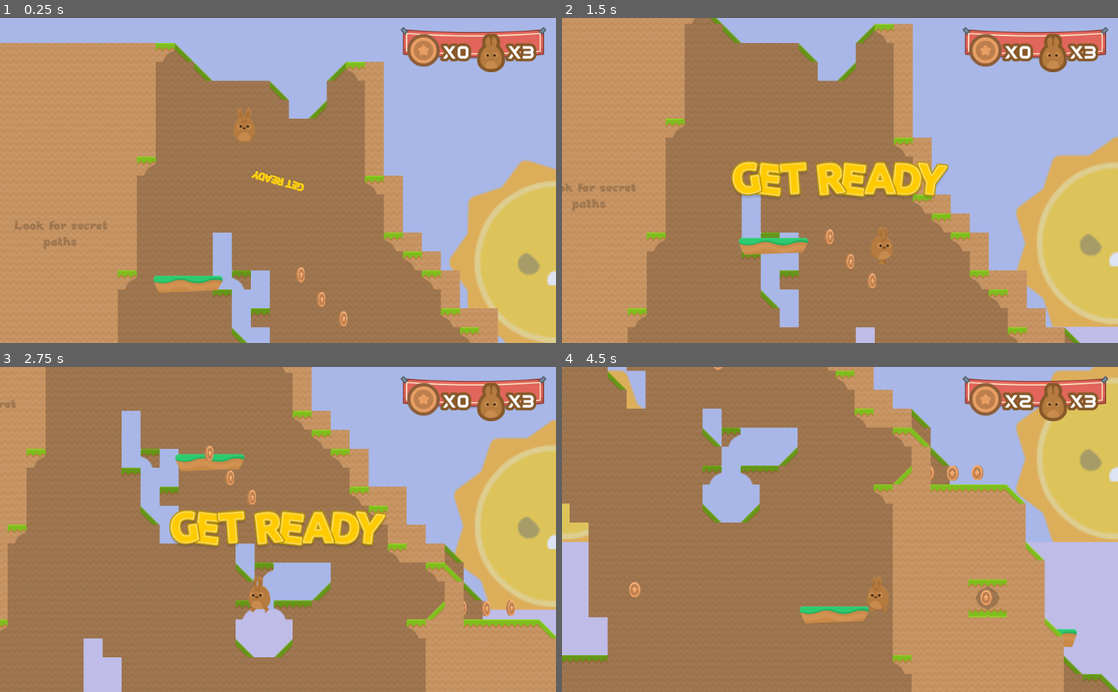
Above: before the commit, frames 1-4 (two rows, left to right).
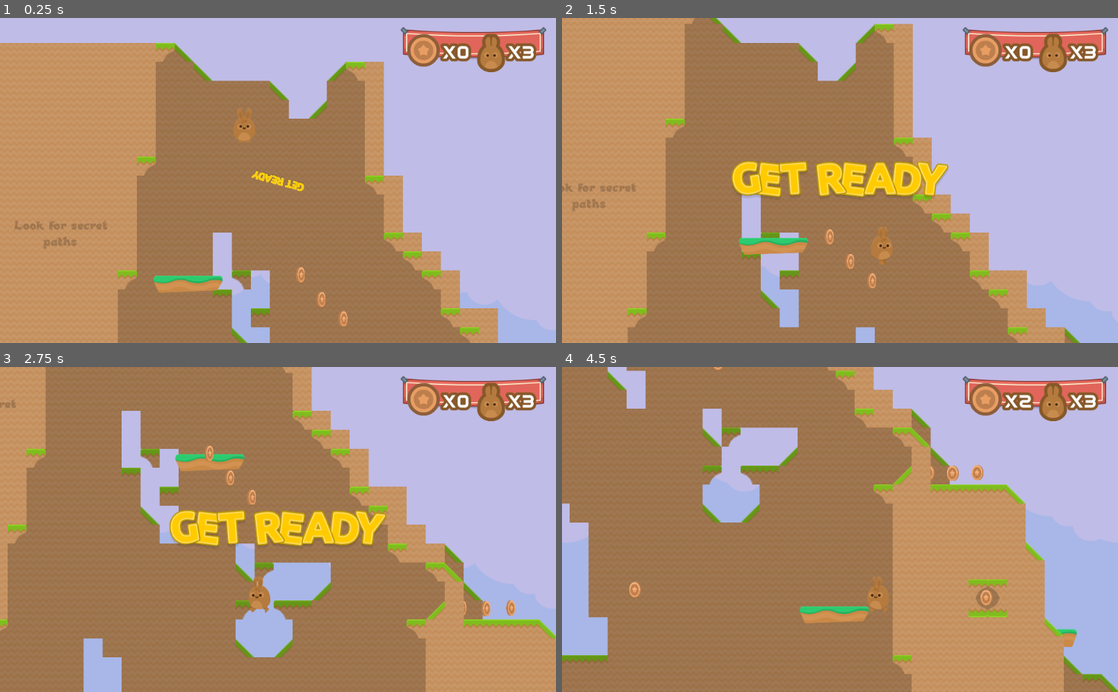
Above: after the commit, the same moments.

Repository: RamsayAFenclSchool/CS-458-Final
Game: Godot game, scene res://Levels/Level2.tscn
Same seed, same stepped clock (60 frames per second), same inputs: the game is played once before the commit and once after it. This scene is started directly instead of the project's main scene.
Inputs (mouse positions are in pixels of both pictures, inside the frame that each line leads up to):
- Up to frame 1 (0.25 s): no input
- Up to frame 2 (1.5 s): tap Enter at 0.5 s; move the mouse to (962, 164) at 0.52 s; hold D (right) from 0.53 s (still down); tap R at 0.6, 1.35 s; click (962, 164) at 0.67 s; tap W (jump) at 0.77 s; move the mouse to (728, 196) at 1.27 s
- Up to frame 3 (2.75 s): tap W (jump) at 1.52 s; move the mouse to (333, 458) at 2.02 s; release D (right) at 2.03 s; hold A (left) from 2.03 s (still down); tap R at 2.1 s
- Up to frame 4 (4.5 s): move the mouse to (812, 594) at 2.77 s; release A (left) at 2.78 s; hold D (right) 2.78-4.28 s; tap R at 2.85, 3.6, 4.35 s; click (812, 594) at 2.92 s; tap W (jump) at 3.02, 3.77 s; move the mouse to (1006, 578) at 3.52 s; move the mouse to (673, 480) at 4.27 s; hold A (left) from 4.28 s (still down)

The runs differ from the first frame. In frame 1, 7.9% of the frame differs, in the area x 80-100%, y 43-100%; in frame 2, 8.3%; in frame 3, 8.3%, in the area x 81-100%, y 16-75%; in frame 4, 7.8%.

Commit message:
Update Level2.tscn

Diff:
--- a/CoinQuest/Levels/Level2.tscn
+++ b/CoinQuest/Levels/Level2.tscn
@@ -19,31 +19,31 @@
 [ext_resource path="res://GFX/Enemies/sun1.png" type="Texture" id=17]
 [ext_resource path="res://GFX/Enemies/sun2.png" type="Texture" id=18]
 
-[sub_resource type="ConvexPolygonShape2D" id=10]
+[sub_resource type="ConvexPolygonShape2D" id=1]
 points = PoolVector2Array( 21, 21, 0, 21, 0, 0, 21, 0 )
 
-[sub_resource type="ConvexPolygonShape2D" id=11]
+[sub_resource type="ConvexPolygonShape2D" id=2]
 points = PoolVector2Array( 0, 0, 21, 0, 21, 21, 0, 21 )
 
+[sub_resource type="ConvexPolygonShape2D" id=3]
+points = PoolVector2Array( 21, 0, 21, 21, 0, 21, 21, 0, 21, 0 )
+
 [sub_resource type="ConvexPolygonShape2D" id=4]
-points = PoolVector2Array( 21, 0, 21, 21, 0, 21, 21, 0, 21, 0 )
+points = PoolVector2Array( 0, 0, 0, 0, 21, 21, 0, 21 )
 
 [sub_resource type="ConvexPolygonShape2D" id=5]
-points = PoolVector2Array( 0, 0, 0, 0, 21, 21, 0, 21 )
+points = PoolVector2Array( 21, 0, 21, 21, 0, 0, 0, 0 )
 
 [sub_resource type="ConvexPolygonShape2D" id=6]
-points = PoolVector2Array( 21, 0, 21, 21, 0, 0, 0, 0 )
+points = PoolVector2Array( 21, 0, 0, 21, 0, 0, 0, 0 )
 
 [sub_resource type="ConvexPolygonShape2D" id=7]
-points = PoolVector2Array( 21, 0, 0, 21, 0, 0, 0, 0 )
+points = PoolVector2Array( 21, 21, 0, 21, 0, 0, 21, 0 )
 
 [sub_resource type="ConvexPolygonShape2D" id=8]
 points = PoolVector2Array( 21, 21, 0, 21, 0, 0, 21, 0 )
 
-[sub_resource type="ConvexPolygonShape2D" id=9]
-points = PoolVector2Array( 21, 21, 0, 21, 0, 0, 21, 0 )
-
-[sub_resource type="TileSet" id=12]
+[sub_resource type="TileSet" id=9]
 0/name = "tile_0123.png 0"
 0/texture = ExtResource( 5 )
 0/tex_offset = Vector2( 0, 0 )
@@ -221,35 +221,35 @@
 "speed": 2.0
 } ]
 
-[sub_resource type="DynamicFont" id=1]
+[sub_resource type="DynamicFont" id=11]
 size = 67
 font_data = ExtResource( 2 )
 
+[sub_resource type="ConvexPolygonShape2D" id=12]
+points = PoolVector2Array( 21, 21, 0, 21, 0, 0, 21, 0 )
+
+[sub_resource type="ConvexPolygonShape2D" id=13]
+points = PoolVector2Array( 0, 0, 21, 0, 21, 21, 0, 21 )
+
 [sub_resource type="ConvexPolygonShape2D" id=14]
+points = PoolVector2Array( 21, 0, 21, 21, 0, 21, 21, 0, 21, 0 )
+
+[sub_resource type="ConvexPolygonShape2D" id=15]
+points = PoolVector2Array( 0, 0, 0, 0, 21, 21, 0, 21 )
+
+[sub_resource type="ConvexPolygonShape2D" id=16]
+points = PoolVector2Array( 21, 0, 21, 21, 0, 0, 0, 0 )
+
+[sub_resource type="ConvexPolygonShape2D" id=17]
+points = PoolVector2Array( 21, 0, 0, 21, 0, 0, 0, 0 )
+
+[sub_resource type="ConvexPolygonShape2D" id=18]
 points = PoolVector2Array( 21, 21, 0, 21, 0, 0, 21, 0 )
 
-[sub_resource type="ConvexPolygonShape2D" id=15]
-points = PoolVector2Array( 0, 0, 21, 0, 21, 21, 0, 21 )
-
-[sub_resource type="ConvexPolygonShape2D" id=16]
-points = PoolVector2Array( 21, 0, 21, 21, 0, 21, 21, 0, 21, 0 )
-
-[sub_resource type="ConvexPolygonShape2D" id=17]
-points = PoolVector2Array( 0, 0, 0, 0, 21, 21, 0, 21 )
-
-[sub_resource type="ConvexPolygonShape2D" id=18]
-points = PoolVector2Array( 21, 0, 21, 21, 0, 0, 0, 0 )
-
 [sub_resource type="ConvexPolygonShape2D" id=19]
-points = PoolVector2Array( 21, 0, 0, 21, 0, 0, 0, 0 )
-
-[sub_resource type="ConvexPolygonShape2D" id=20]
 points = PoolVector2Array( 21, 21, 0, 21, 0, 0, 21, 0 )
 
-[sub_resource type="ConvexPolygonShape2D" id=21]
-points = PoolVector2Array( 21, 21, 0, 21, 0, 0, 21, 0 )
-
-[sub_resource type="TileSet" id=22]
+[sub_resource type="TileSet" id=20]
 0/name = "tile_0123.png 0"
 0/texture = ExtResource( 5 )
 0/tex_offset = Vector2( 0, 0 )
@@ -455,7 +455,7 @@
 expand = true
 
 [node name="ParallaxLayer6" type="ParallaxLayer" parent="PlayerLocation/Camera2D2/ParallaxBackground" index="1"]
-position = Vector2( 0, -2000 )
+position = Vector2( 1536, 0 )
 motion_scale = Vector2( 0, 1 )
 motion_mirroring = Vector2( 3072, 0 )
 
@@ -496,6 +496,7 @@
 expand = true
 
 [node name="ParallaxLayer5" type="ParallaxLayer" parent="PlayerLocation/Camera2D2/ParallaxBackground" index="5"]
+position = Vector2( 0, -2000 )
 motion_scale = Vector2( 0.5, 1 )
 motion_mirroring = Vector2( 3072, 0 )
 
Not shown: 24 places in CoinQuest/Levels/Level2.tscn that only renumber resources
